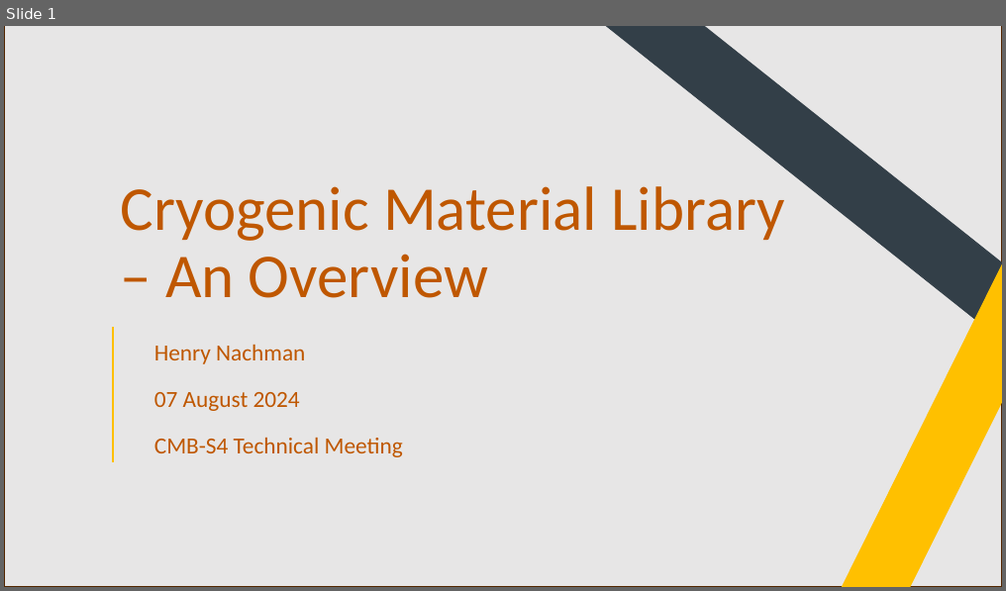
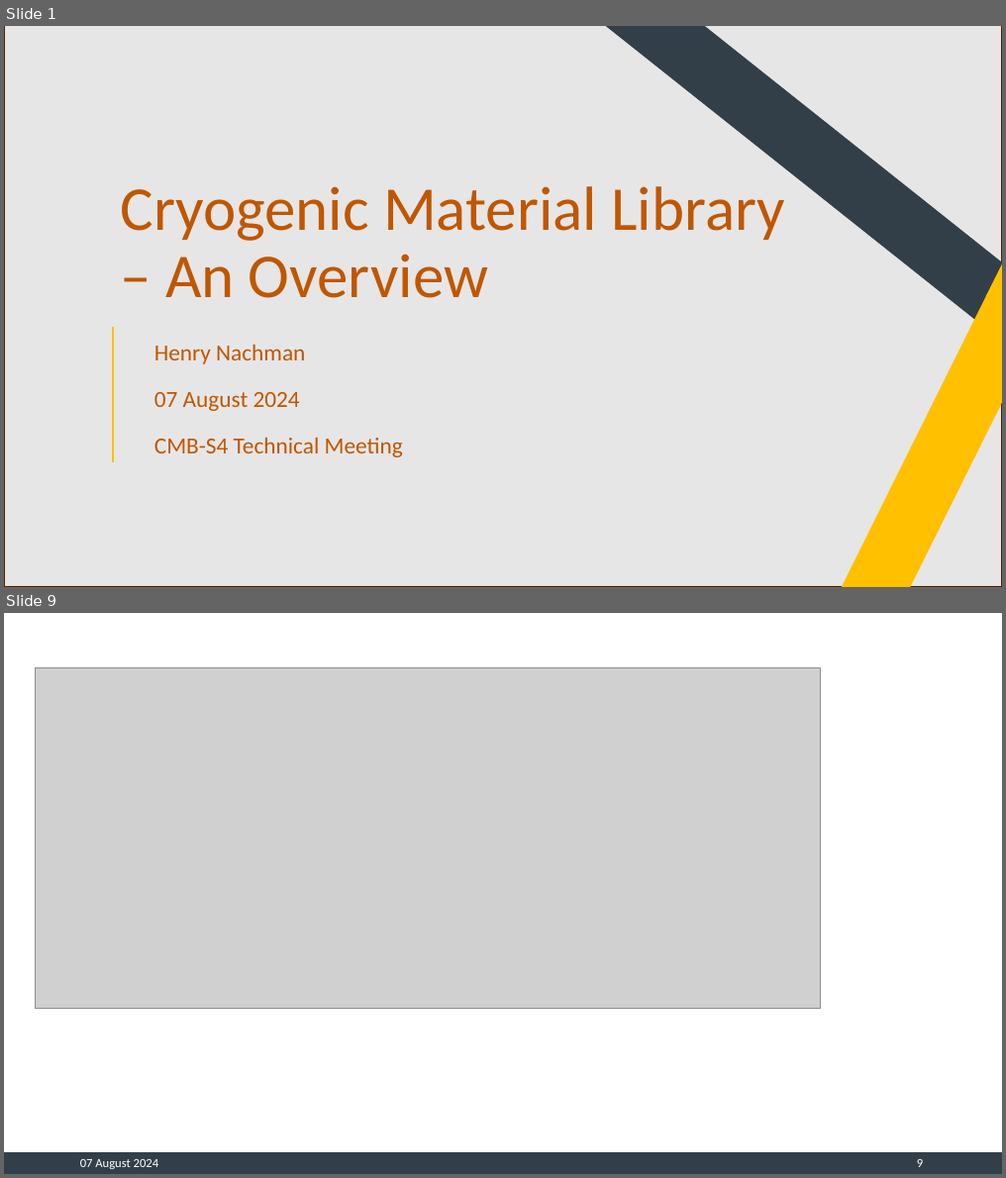
Before and after one commit to CMB-S4/Cryogenic_Material_Properties, a slide deck: Cryogenic Material Library – An Overview.pptx. Shown one above the other, each under a label of ours: slide 1 before the commit, slides 1 and 9 after it; the slides between them are not shown. The pictures are 1006x591 and 1006x1178 pixels, drawn with LibreOffice and Linux fonts; fonts in the diff are those of the drawing; grey boxes stand for pictures; background and template pictures are left out. Boxes give left, top, right and bottom in pixels: in the first picture for what was removed or moved away, otherwise in the second. Text is boxed around its words. In the diff, an @@ line names an element or a change of style, - is before the commit and + after.

```diff
--- a/Cryogenic Material Library – An Overview.pptx
+++ b/Cryogenic Material Library – An Overview.pptx
@@ slide 9 added at [4, 613, 1002, 1174], background #FFFFFF @@
@@ picture added at [35, 668, 820, 1009] @@
@@ rectangle added at [4, 1153, 1002, 1174], fill #333F48, outline #333F48 1 pt @@
@@ text added at [80, 1159, 158, 1169], 12 pt, text #FFFFFF @@
+07 August 2024
@@ page number added at [917, 1159, 923, 1167], 12 pt, text #FFFFFF @@
+9
```
Also in this commit, not shown: 7 slides changed, 4 other slides added, 3 slides removed, 1 other file.
